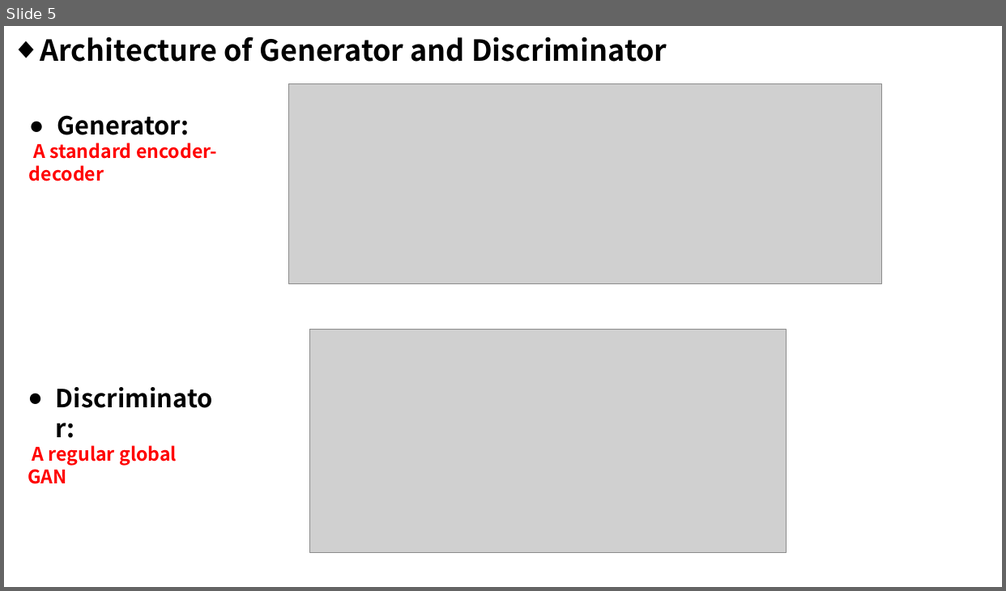
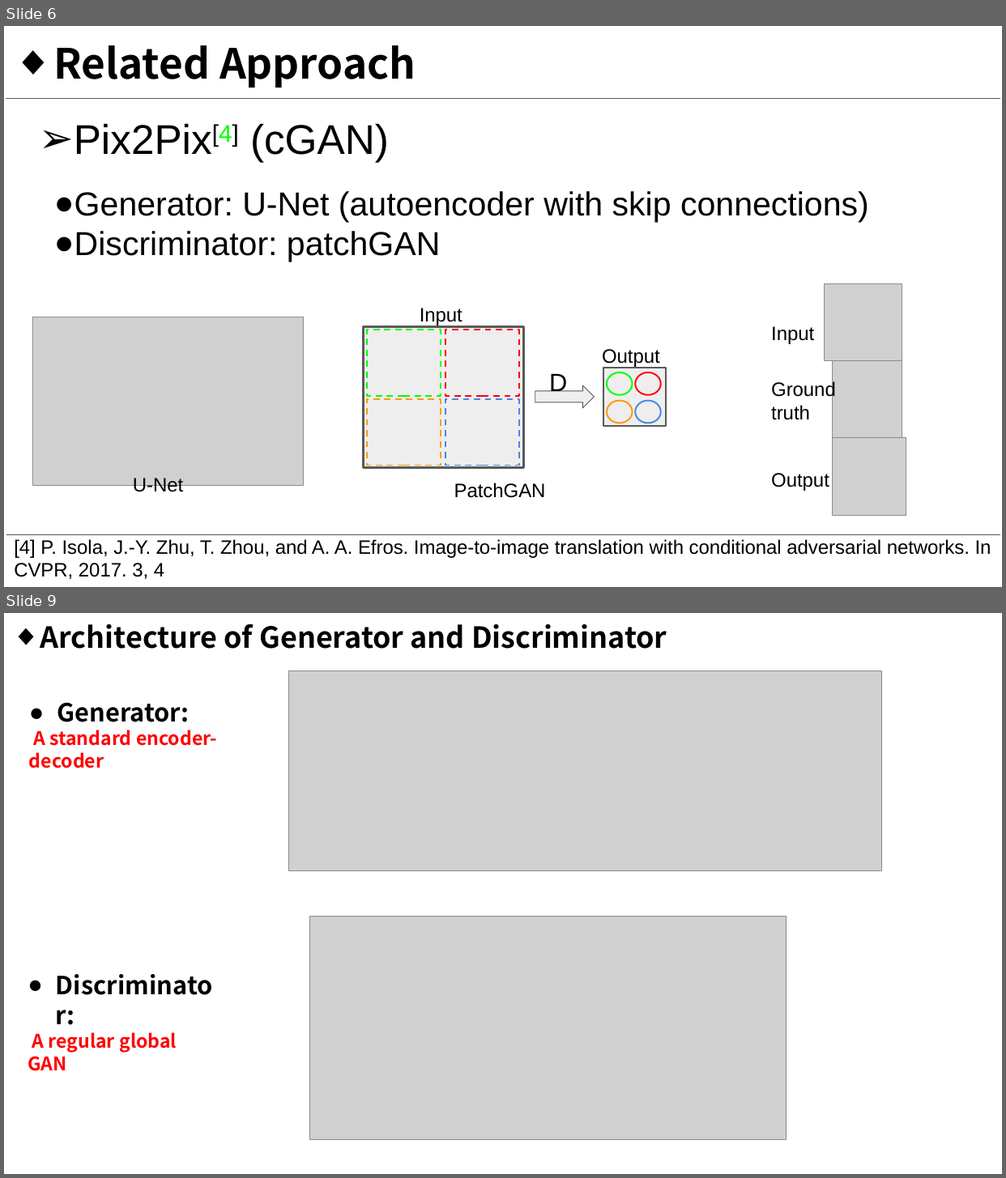
Before and after one commit to mtli/PhotoSketch, a slide deck: doc/Presentation1.pptx. Shown one above the other, each under a label of ours: slide 5 before the commit, slides 6 and 9 after it; the slides between them are not shown. The pictures are 1006x591 and 1006x1178 pixels, drawn with LibreOffice and Linux fonts; fonts in the diff are those of the drawing; grey boxes stand for pictures. Boxes give left, top, right and bottom in pixels: in the first picture for what was removed or moved away, otherwise in the second. Text is boxed around its words. In the diff, an @@ line names an element or a change of style, - is before the commit and + after.

```diff
--- a/doc/Presentation1.pptx
+++ b/doc/Presentation1.pptx
@@ slide 6 added at (4,26,1002,587), background #FFFFFF @@
@@ text added at (53,45,415,88), 40 pt, text #000000, bold @@
+◆ Related Approach
@@ line added from (6, 99) to (1000, 99), #595959 0.75 pt @@
@@ text added at (74,123,389,163), 40 pt, text #000000 @@
+➢ Pix2Pix[4] (cGAN)
@@ text added at (54,191,869,262), 32 pt, text #000000 @@
+● Generator: U-Net (autoencoder with skip connections)
+● Discriminator: patchGAN
@@ picture added at (825,284,901,361) @@
@@ text added at (420,308,462,327), 18.7 pt, text #000000 @@
+Input
@@ picture added at (32,318,304,486) @@
@@ text added at (771,327,814,344), 18.7 pt, text #000000 @@
+Input
@@ group added at (364,327,666,468): 6 rectangles, 4 ellipses, 2 texts, 1 right arrow @@
+D
+Output
@@ picture added at (833,361,901,437) @@
@@ text added at (771,381,836,420), 18.7 pt, text #000000 @@
+Ground truth
@@ picture added at (833,438,906,515) @@
@@ text added at (133,478,183,497), 18.7 pt, text #000000 @@
+U-Net
@@ text added at (454,483,546,498), 18.7 pt, text #000000 @@
+PatchGAN
@@ text added at (771,473,829,491), 18.7 pt, text #000000 @@
+Output
@@ line added from (6, 535) to (1000, 535), #595959 0.75 pt @@
@@ text added at (14,540,991,579), 18.7 pt, text #000000 @@
+[4] P. Isola, J.-Y. Zhu, T. Zhou, and A. A. Efros. Image-to-image translation with conditional adversarial networks. In CVPR, 2017. 3, 4
@@ what was slide 5 is now slide 9 @@
```
Also in this commit, not shown: 4 slides changed, 3 other slides added, 7 other files.
